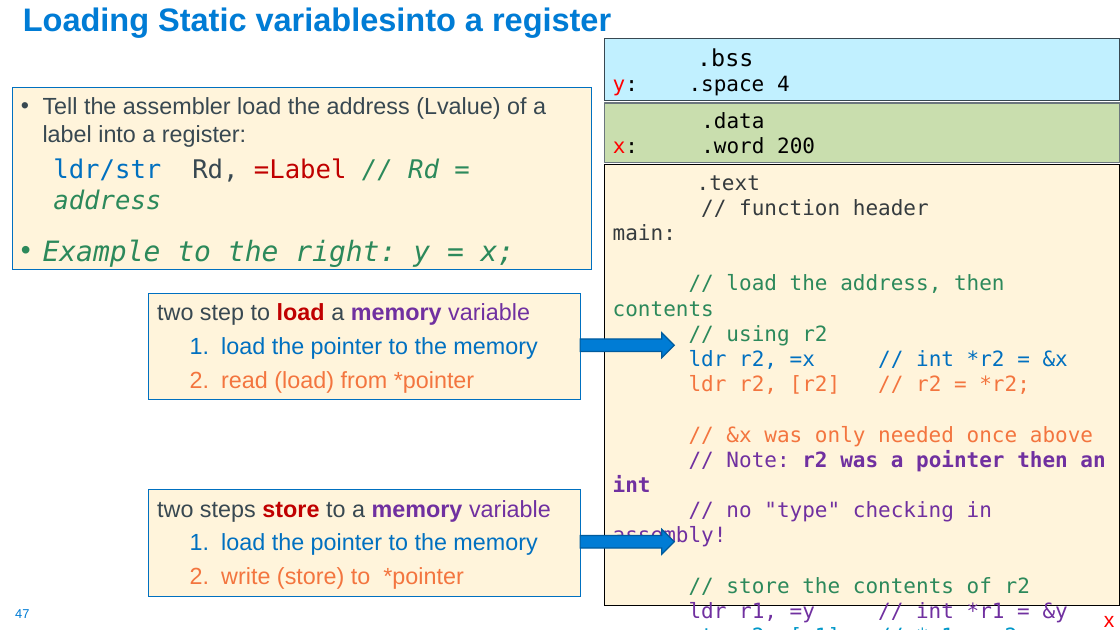
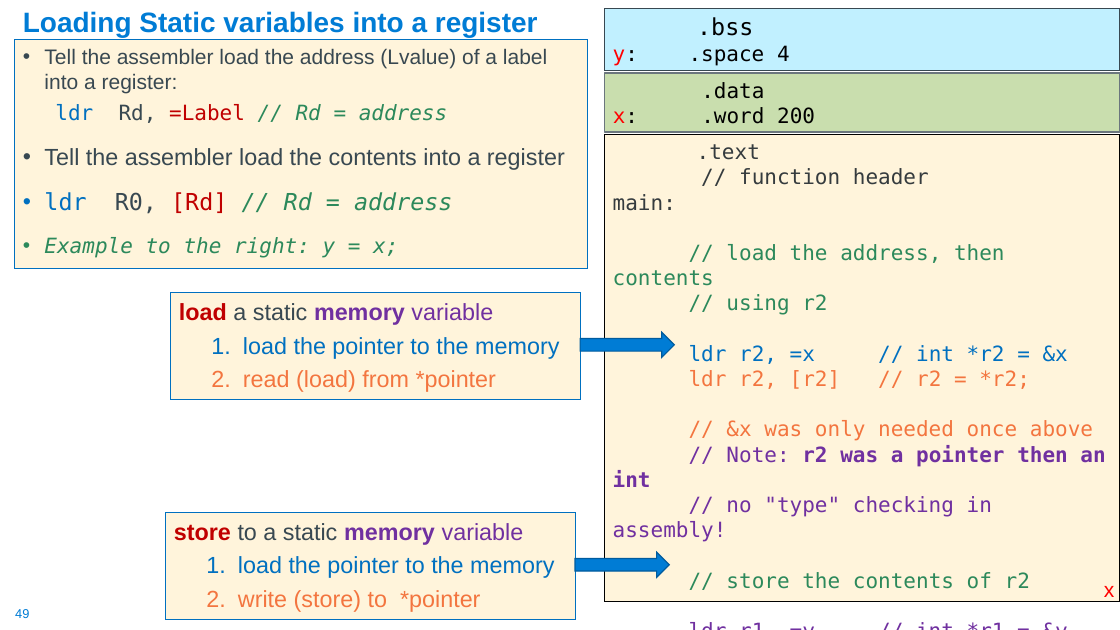
Before and after one commit to cse30-sp24/Muller-Slides, a slide deck: slide 49 of Lecture-15.pptx (slide 47 before the commit). Drawn at 1120x630 pixels with LibreOffice and Linux fonts; fonts in the diff are those of the drawing. Boxes give left, top, right and bottom in pixels: in the first picture for what was removed or moved away, otherwise in the second. Text is boxed around its words. In the diff, an @@ line names an element or a change of style, - is before the commit and + after.

```diff
--- a/Lecture-15.pptx
+++ b/Lecture-15.pptx
@@ title at [23,11,538,37]: text changed; size 27.9 to 24 pt @@
-Loading Static variablesinto a register
+Loading Static variables into a register
@@ 2 rectangles, 1 text: place and size @@
-2 rectangles, 1 text at [605,39,1120,627]
+2 rectangles, 1 text at [605,8,1120,602]
@@ rectangle "Tell the assembler load the ...": place and size @@
-rectangle "Tell the assembler load the ..." at [13,87,592,270]
+rectangle "Tell the assembler load the ..." at [14,39,587,269]
@@ text in rectangle at [44,48,547,258]: size 20 to 18 pt in "Tell the assembler load the address (Lvalue) ..."; size 24 to 18 pt in "Example to the right: y = x;" @@
@@ text in rectangle at [44,104,565,214]: text changed; size 22 to 20 pt; text colour #2C895B to #384851 @@
-  ldr/str Rd, =Label // Rd = address
+  ldr Rd, =Label // Rd = address
+• Tell the assembler load the contents into a register
+• ldr R0, [Rd] // Rd = address
@@ text in rectangle at [605,134,1120,601]: paragraph removed @@
-…
@@ rectangle ".text": place and size @@
-rectangle ".text" at [605,165,1120,606]
+rectangle ".text" at [605,134,1120,601]
@@ rectangle "load a static memory variable": place and size @@
-rectangle "load a static memory variable" at [149,293,580,400]
+rectangle "load a static memory variable" at [171,292,581,399]
@@ text in rectangle at [179,303,493,325]: text changed @@
-two step to load a memory variable
+load a static memory variable
@@ rectangle "store to a static memory ...": place and size @@
-rectangle "store to a static memory ..." at [149,490,580,597]
+rectangle "store to a static memory ..." at [166,513,576,619]
@@ text in rectangle at [174,523,524,545]: text changed @@
-two steps store to a memory variable
+store to a static memory variable
@@ down arrow: place and size @@
-down arrow at [581,529,675,555]
+down arrow at [576,552,670,577]
@@ page number at [15,609,29,618]: text changed @@
-47
+49
```
Also in this commit, not shown: 5 other slides changed, 3 slides added, 1 slide removed, 3 other files.
